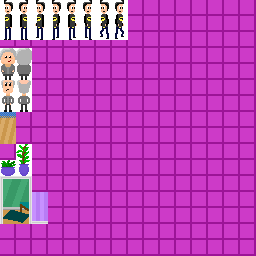
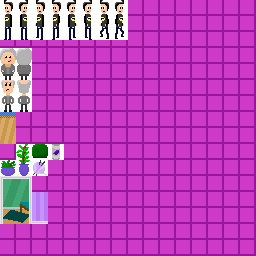
Revision of a layered w=256, h=256 image; what changed, layer by layer:
added layer "Helmet" in group "Scenery" over [32, 144, 48, 158]
added layer "Yarn" in group "Scenery" over [33, 160, 47, 176]
added layer "Prunes" in group "Scenery" over [52, 144, 60, 160]
painted on "Layer 16" over [32, 144, 64, 176]
